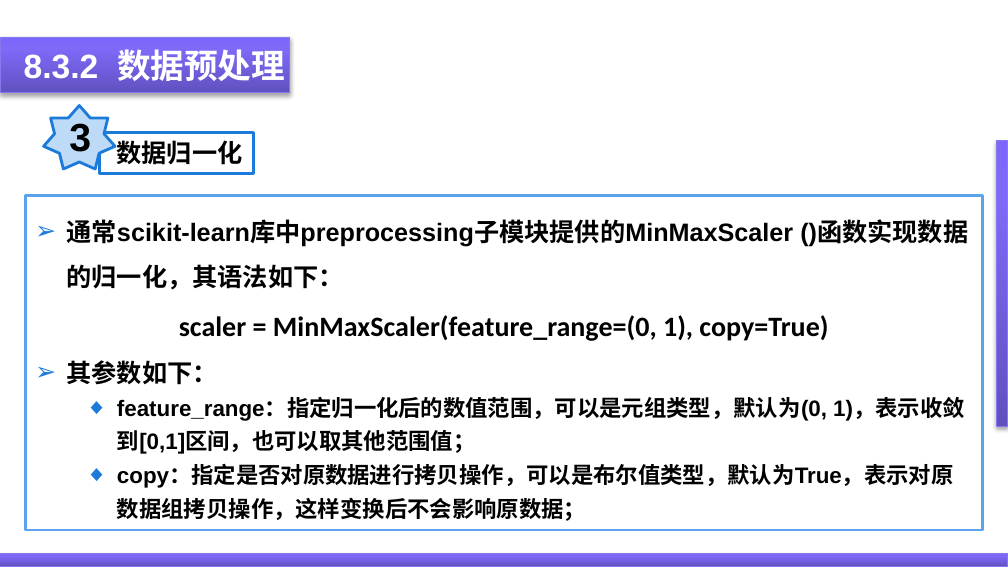
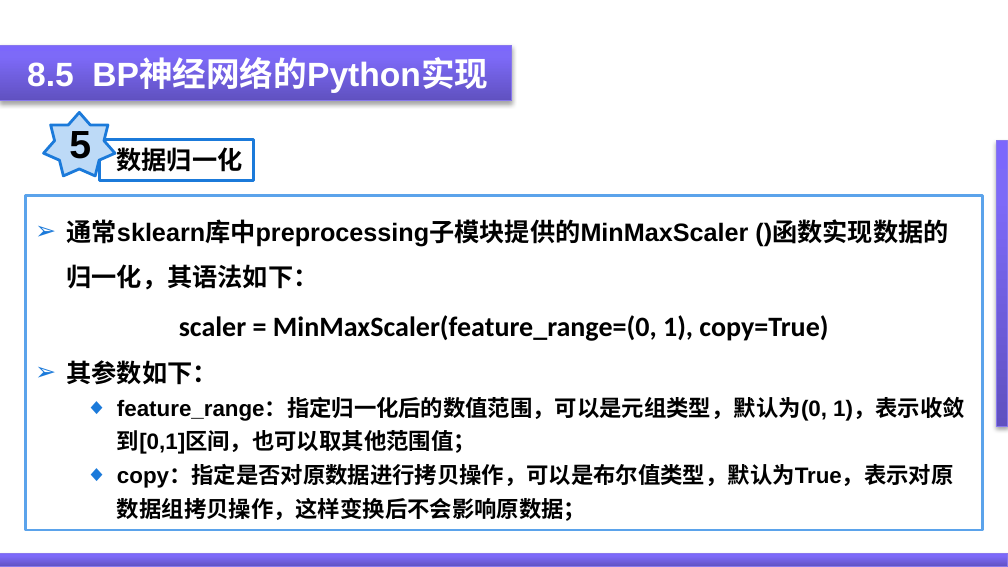
Before and after one commit to ygydq/zncgqjssg, a slide deck: slide 43 of PPT/第8章 神经网络及其在智能传感器系统中的应用.pptx (slide 37 before the commit). Drawn at 1008x567 pixels with LibreOffice and Linux fonts; fonts in the diff are those of the drawing. Boxes give left, top, right and bottom in pixels: in the first picture for what was removed or moved away, otherwise in the second. Text is boxed around its words. In the diff, an @@ line names an element or a change of style, - is before the commit and + after.

```diff
--- a/PPT/第8章 神经网络及其在智能传感器系统中的应用.pptx
+++ b/PPT/第8章 神经网络及其在智能传感器系统中的应用.pptx
@@ rectangle: place and size @@
-rectangle at (0, 37, 289, 93)
+rectangle at (0, 45, 512, 101)
@@ text removed at (24, 49, 285, 87) @@
-8.3.2 数据预处理
@@ text added at (27, 59, 488, 93), 24 pt, text #FFFFFF, bold @@
+8.5 BP神经网络的Python实现
@@ star "5": place and size @@
-star "5" at (43, 106, 115, 169)
+star "5" at (43, 113, 115, 176)
@@ text in star at (69, 131, 91, 159): text changed @@
-3
+5
@@ rectangle "数据归一化": place and size @@
-rectangle "数据归一化" at (99, 133, 254, 173)
+rectangle "数据归一化" at (99, 139, 254, 179)
@@ text in rectangle at (67, 219, 948, 290): text changed @@
-➢ 通常scikit-learn库中preprocessing子模块提供的MinMaxScaler ()函数实现数据的归一化，其语法如下：
+➢ 通常sklearn库中preprocessing子模块提供的MinMaxScaler ()函数实现数据的归一化，其语法如下：
```
Also in this commit, not shown: 19 other slides changed, 9 slides added, 7 slides removed.
